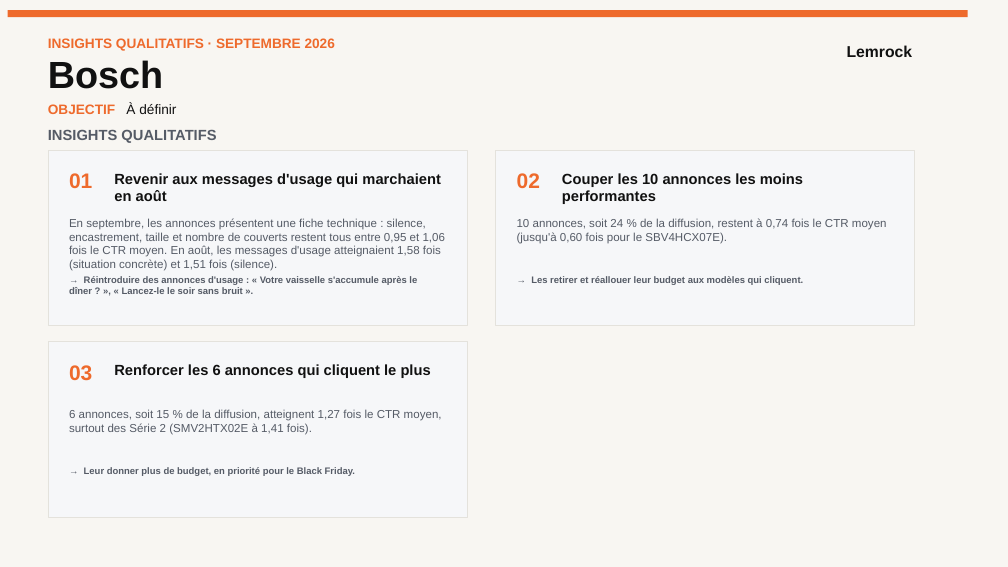
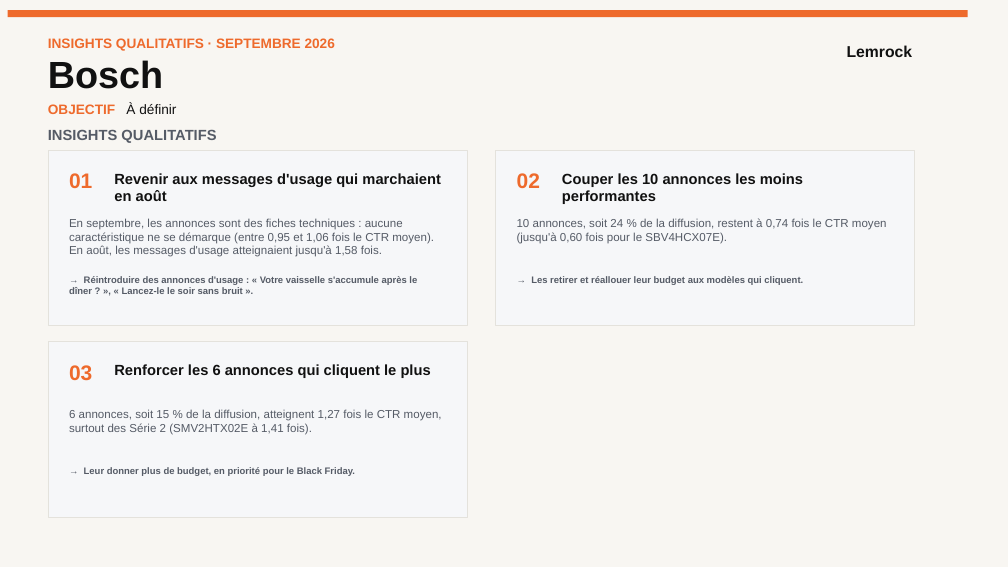
Before and after one commit to stephanemonmarson-creator/Lemrock, a slide deck: slide 10 of rapports/septembre/121026_Customer Success_Septembre 26.pptx. Drawn at 1008x567 pixels with LibreOffice and Linux fonts; fonts in the diff are those of the drawing. Boxes give left, top, right and bottom in pixels: in the first picture for what was removed or moved away, otherwise in the second. Text is boxed around its words. In the diff, an @@ line names an element or a change of style, - is before the commit and + after.

```diff
--- a/rapports/septembre/121026_Customer Success_Septembre 26.pptx
+++ b/rapports/septembre/121026_Customer Success_Septembre 26.pptx
@@ text at box(69, 218, 434, 257): text changed @@
-En septembre, les annonces présentent une fiche technique : silence, encastrement, taille et nombre de couverts restent tous entre 0,95 et 1,06 fois le CTR moyen. En août, les messages d'usage atteignaient 1,58 fois (situation concrète) et 1,51 fois (silence).
+En septembre, les annonces sont des fiches techniques : aucune caractéristique ne se démarque (entre 0,95 et 1,06 fois le CTR moyen). En août, les messages d'usage atteignaient jusqu'à 1,58 fois.
```
Also in this commit, not shown: 3 other files.
